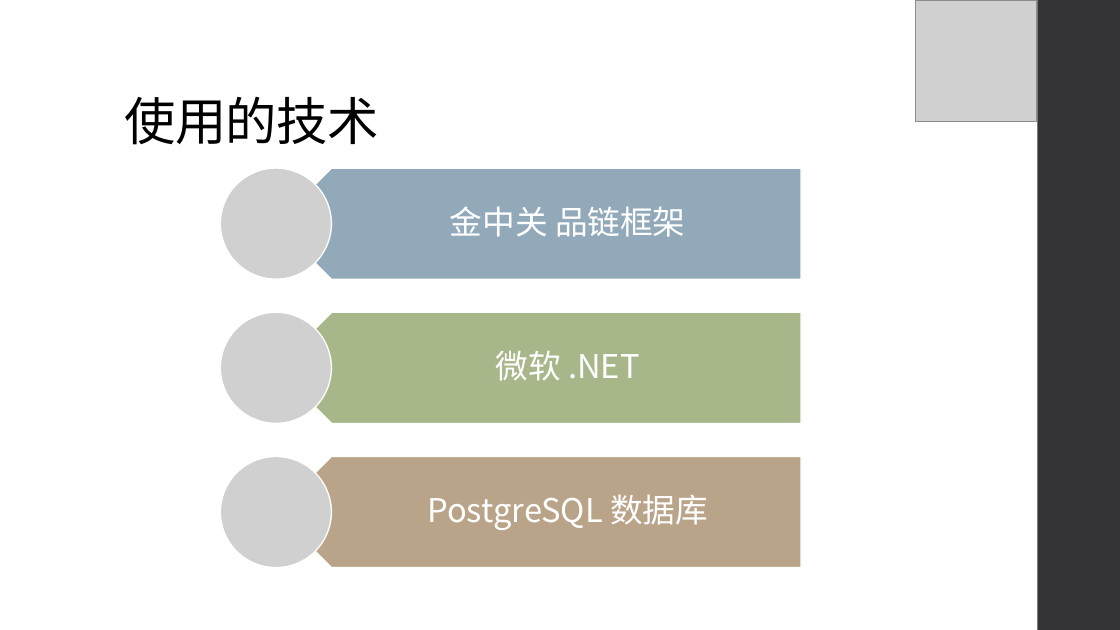
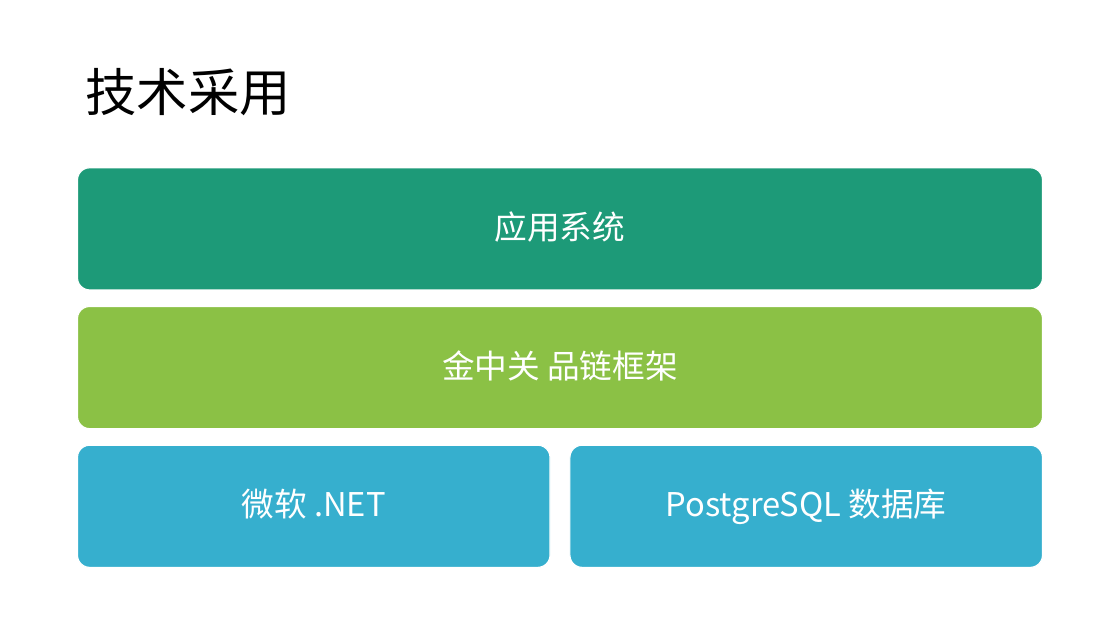
Before and after one commit to jzgi/chainsmart, a slide deck: slide 5 of Docs/中惠农通平台设计.pptx. Drawn at 1120x630 pixels with LibreOffice and Linux fonts; fonts in the diff are those of the drawing; grey boxes stand for pictures. Boxes give left, top, right and bottom in pixels: in the first picture for what was removed or moved away, otherwise in the second. Text is boxed around its words. In the diff, an @@ line names an element or a change of style, - is before the commit and + after.

```diff
--- a/Docs/中惠农通平台设计.pptx
+++ b/Docs/中惠农通平台设计.pptx
@@ picture removed at [915, 0, 1037, 122] @@
@@ rectangle removed at [1038, 0, 1120, 630] @@
@@ title "技术采用" at [85, 68, 290, 115]: vertical alignment bottom to middle @@
@@ title at [85, 68, 290, 115]: text changed @@
-使用的技术
+技术采用
@@ text "金中关 品链框架": place and size @@
-text "金中关 品链框架" at [450, 206, 686, 237]
+text "金中关 品链框架" at [442, 350, 678, 381]
@@ text "微软 .NET": place and size @@
-text "微软 .NET" at [496, 350, 639, 381]
+text "微软 .NET" at [242, 488, 385, 519]
@@ group added at [77, 168, 1043, 567]: 4 rounded rectangles, 1 text @@
+应用系统
@@ text "PostgreSQL 数据库": place and size @@
-text "PostgreSQL 数据库" at [427, 494, 708, 530]
+text "PostgreSQL 数据库" at [666, 488, 947, 524]
@@ group removed at [220, 168, 802, 568]: 3 pentagon arrows, 3 pictures @@
```
Also in this commit, not shown: 8 other slides changed, 2 slides added, 39 other files.
